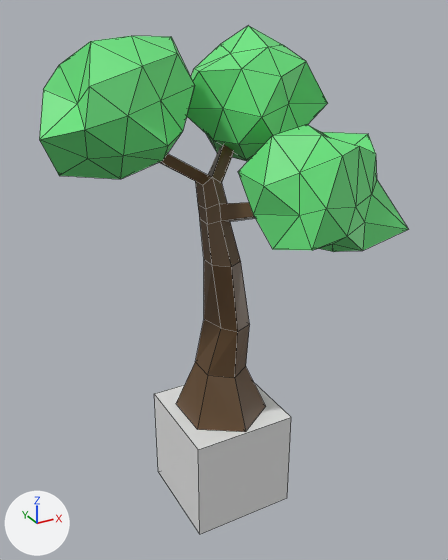
Two versions of the Blender file input/tree/tree.blend, one commit apart.
Both versions are drawn from a 50 mm camera at (-4.9, -9.04, 7.21) aimed at (-0.09, -0.3, 2.84). The axes (+X, +Y, +Z) are drawn at lower left. The lights are the same throughout. Mesh edges are drawn as thin lines.
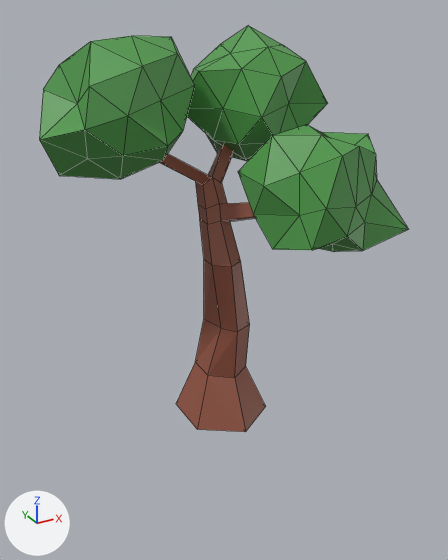
Location of each change, [x1, y1, x2, y2] in pixels of the pictures (448 x 560 px):
'Cube.001', hidden: before [154, 383, 291, 534]
part 1 of me_cube, recoloured: [159, 145, 266, 432] in both
part 2 of me_cube, recoloured: [39, 25, 408, 252] in both

Edits to the bpy script that builds the scene:
```text
Add mat_brown_4:
    mat_brown_4 = principled_material('Brown 4')
    mat_brown_4.base_color = (0.296, 0.0908, 0.0545)  # brown #945542
Add mat_green_2:
    mat_green_2 = principled_material('Green 2')
    mat_green_2.base_color = (0.0802, 0.328, 0.0704)  # green #509b4b
Change me_cube:
    where me_cube.from_pydata(...)  # 180 vertices, 292 faces; spans x -2.42..3.43, y -3.77..3.0, z 0.0..9.15
    used by ob_cube; location = (0.0, 0.0, 0.0); rotation_euler = (0.0, 0.0, 4.712), in degrees (0, 0, 270); scale = (0.757, 0.757, 0.757)
    me_cube part 1: all 52 faces that had it switch from mat_material (brown #644a2f) to mat_brown_4 (brown #945542)
    me_cube part 2: all 240 faces that had it switch from mat_material_001 (green #6ae77f) to mat_green_2 (green #509b4b)
Change ob_cube_001:
    add ob_cube_001.hide_render = True
```
